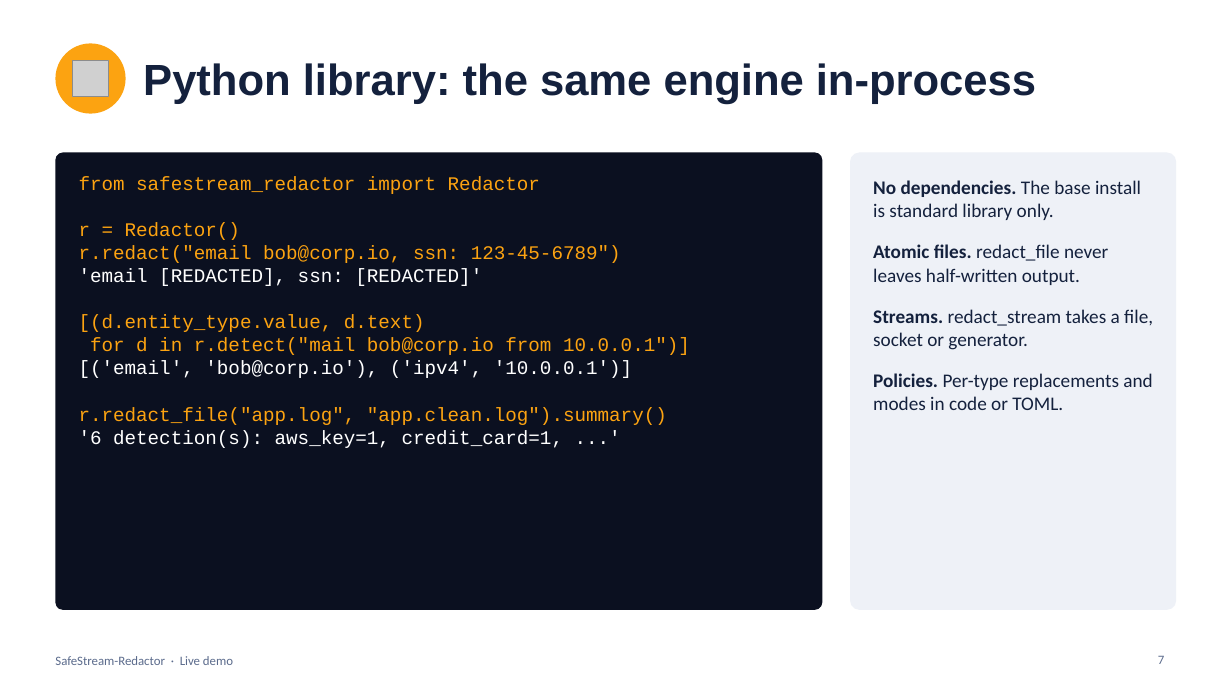
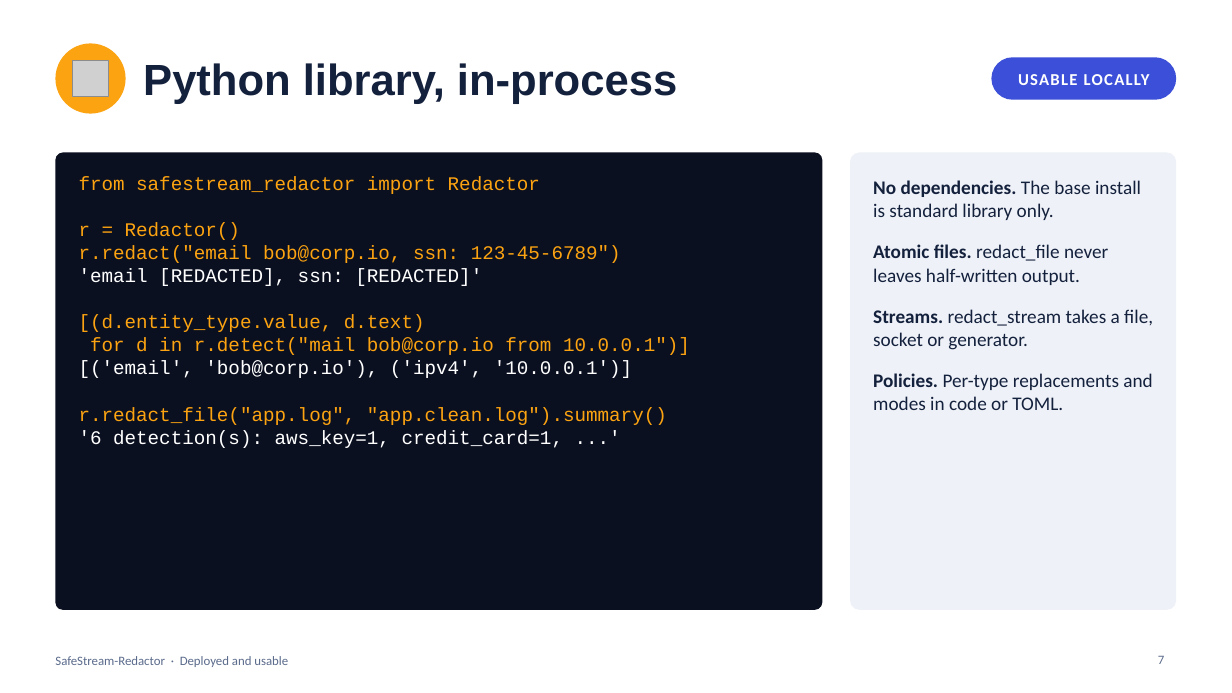
Before and after one commit to MounishSenisetty/SafeStream-Redactor, a slide deck: slide 7 of docs/SafeStream-Redactor-Demo.pptx. Drawn at 1232x693 pixels with LibreOffice and Linux fonts; fonts in the diff are those of the drawing; grey boxes stand for pictures. Boxes give left, top, right and bottom in pixels: in the first picture for what was removed or moved away, otherwise in the second. Text is boxed around its words. In the diff, an @@ line names an element or a change of style, - is before the commit and + after.

```diff
--- a/docs/SafeStream-Redactor-Demo.pptx
+++ b/docs/SafeStream-Redactor-Demo.pptx
@@ rounded rectangle added at bbox=[992, 57, 1177, 100], fill #3B4FD8 @@
@@ title at bbox=[143, 63, 677, 104]: text changed @@
-Python library: the same engine in-process
+Python library, in-process
@@ text added at bbox=[1018, 74, 1150, 85], 13 pt, text #FFFFFF, bold @@
+USABLE LOCALLY
@@ text at bbox=[55, 656, 288, 667]: text changed @@
-SafeStream-Redactor · Live demo
+SafeStream-Redactor · Deployed and usable
```
Also in this commit, not shown: 14 other slides changed, 1 slide added, 1 slide removed.
